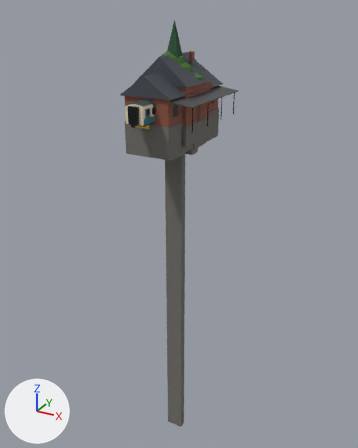
Renders of the glTF model public/assets/assetpack.glb from each side of a commit.
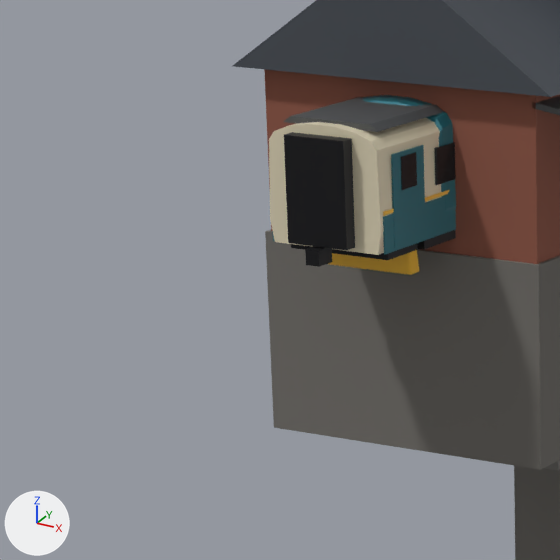
There are two pictures of each version: one whole from a 50 mm camera at (36.9, -65.8, 15.6) aimed at (-0.3, 1.8, -18.2), one close up on the part from 23% to 48% of the width and 19% to 39% of the height. Lighting does not change. The marker at lower left points along +X, +Y and +Z. The last two pictures show the newer version. Where no turn or scale is listed for an object, it has been applied to the vertices.

The scene before the commit, as lines of its bpy script (objects in view):
```python
ob_loco_diesel = bpy.data.objects.new('loco_diesel', me_hood)
ob_loco_diesel.location = (0.0, 0.0, 0.0)
ob_pier = bpy.data.objects.new('pier', me_cap_002)
ob_pier.location = (0.0, 0.0, 0.0)
ob_station_building = bpy.data.objects.new('station_building', me_base_001)
ob_station_building.location = (0.0, 0.0, 0.0)
# also in view: 'coach' at (0.0, 0.0, 2.2)
```
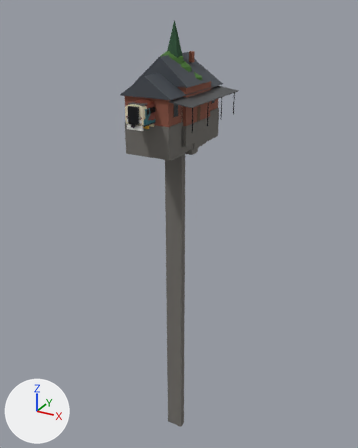
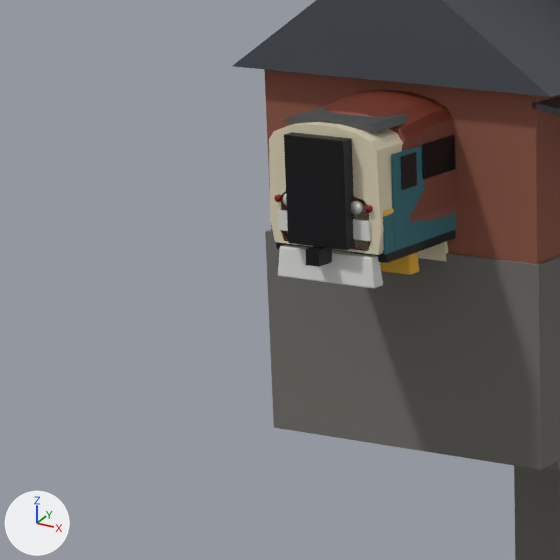
The edits, one by one:
Material 'livery_blue' (mat_livery_blue) is new.
Its base color is (0.02, 0.05, 0.18) (dark blue #273f76).
Its metallic is 0.25.
Its roughness is 0.3.
Material 'livery_oxide' (mat_livery_oxide) is new.
Its base color is (0.18, 0.035, 0.018) (brown #763524).
Its metallic is 0.15.
Material 'livery_white' (mat_livery_white) is new.
Its base color is (0.75, 0.75, 0.72) (light grey #e1e1dd).
Its roughness is 0.45.
Mesh me_hood_002 is new.
It has 916 vertices, 1710 faces and spans x -1.5..1.5, y -8.1..8.1, z 0.4..4.1.
Faces by material slot: [270, 456, 264, 176, 144, 316, 48, 36].
It uses material mat_livery_blue (dark blue #273f76).
It uses material mat_glass_dark (dark blue #1d272c).
It uses material mat_livery_cream (beige #e7ddbf).
It uses material mat_glow_headlight (white #e7e7e1).
It uses material mat_glow_tail (red #891919).
It uses material mat_steel_dark (dark grey #303033).
It uses material mat_roof_grey (dark grey #5d5f61).
It uses material mat_steel_bright (grey #b3b3b6).
Mesh me_hood_001 is new.
It has 1144 vertices, 2118 faces and spans x -1.5..1.5, y -11.1..11.1, z 0.4..4.1.
Faces by material slot: [270, 456, 264, 176, 144, 616, 48, 144].
It uses material mat_livery_oxide (brown #763524).
It uses material mat_glass_dark (dark blue #1d272c).
It uses material mat_livery_white (light grey #e1e1dd).
It uses material mat_glow_headlight (white #e7e7e1).
It uses material mat_glow_tail (red #891919).
It uses material mat_steel_dark (dark grey #303033).
It uses material mat_roof_grey (dark grey #5d5f61).
It uses material mat_steel_bright (grey #b3b3b6).
Object 'loco_light' (ob_loco_light) is new; it shows me_hood_002.
Its location is (0.0, 0.0, 0.0).
Object 'loco_freight' (ob_loco_freight) is new; it shows me_hood_001.
Its location is (0.0, 0.0, 0.0).

Pixel boxes [x1, y1, x2, y2] of what changed, in the close-ups (560 x 560 px):
'loco_freight', added: after [275, 90, 457, 289]
    faces in mat_livery_oxide (brown #763524): [281, 90, 457, 251]
    faces in mat_livery_white (light grey #e1e1dd): [278, 210, 383, 289]
    faces in mat_glass_dark (dark blue #1d272c): [422, 135, 455, 179]
    faces in mat_steel_dark (dark grey #303033): [276, 230, 455, 263]
    faces in mat_glow_headlight (white #e7e7e1): [283, 194, 363, 215]
'loco_light', added: after [417, 241, 448, 262]
'loco_diesel', unchanged, covered by the edit: before [328, 95, 456, 275]; after [380, 230, 456, 275]
